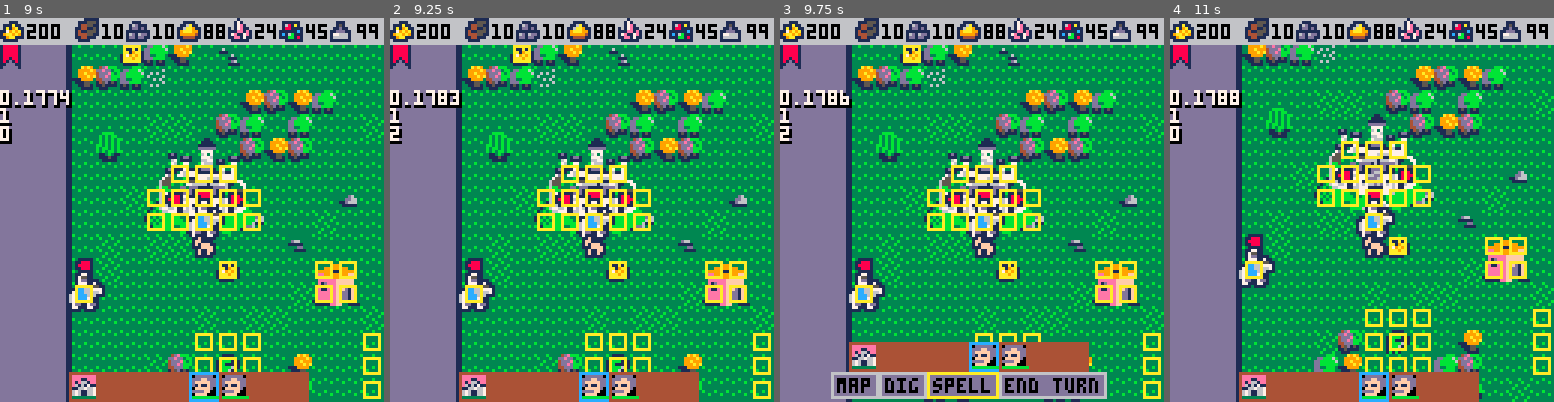
Above: before the commit, frames 1-4 (left to right).
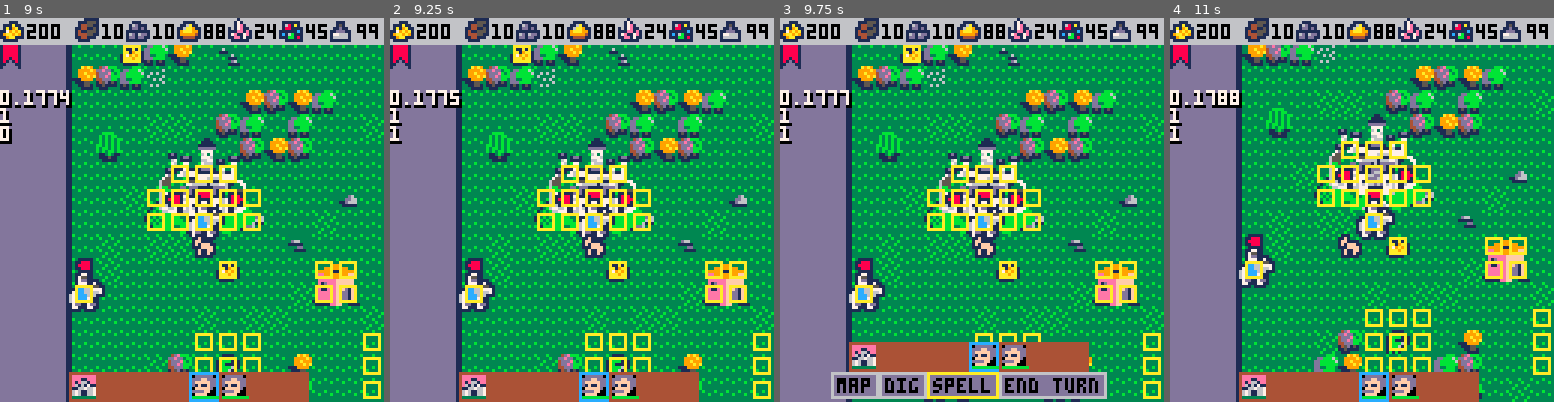
Above: after the commit, the same moments.

Repository: pvan/pico8
Game: PICO-8 cartridge heroes.p8
Two runs of this game, one before a commit and one after it. Both use one fixed random seed, a clock stepped at 60 frames per second and the inputs below.
Inputs:
- Up to frame 1 (9 s): tap O (Z key) at 0.33, 0.7, 1.43, 2.22, 3.1, 3.98, 4.87, 5.75, 6.63, 7.52, 8.4 s; tap X (X key) at 1.07, 2.07, 2.4, 2.73, 3.07, 3.4, 3.73, 4.07, 4.4, 4.73, 5.07, 5.4, 5.73, 6.07, 6.4, 6.73, 7.07, 7.4, 7.73, 8.07, 8.4, 8.73 s; hold Left 1.97-2.37 s; hold Down 2.42-2.82 s; hold Right 2.87-3.53 s; hold Up 3.58-4.08 s; hold Right 4.13-4.53 s; hold Down 4.58-5.08 s; hold Left 5.13-5.8 s; hold Up 5.85-6.18 s; hold Left 6.23-6.63 s; hold Down 6.68-7.08 s; hold Right 7.13-7.8 s; hold Up 7.85-8.35 s; hold Right 8.4-8.8 s; hold Down from 8.85 s (still down)
- Up to frame 2 (9.25 s): keep holding Down; tap X (X key) at 9.07 s
- Up to frame 3 (9.75 s): tap O (Z key) at 9.28 s; release Down at 9.35 s; tap X (X key) at 9.4, 9.73 s; hold Left from 9.4 s (still down)
- Up to frame 4 (11 s): release Left at 10.07 s; tap X (X key) at 10.07, 10.4, 10.73 s; hold Up 10.12-10.45 s; tap O (Z key) at 10.17 s; hold Left 10.5-10.9 s; hold Down from 10.95 s (still down)

Frame 1 is identical in both runs. In frame 2, 0.1% of the frame differs, in the area x 0-19%, y 19-32%; in frame 3, 0.2%; in frame 4, 0.7%, in the area x 0-57%, y 28-63%.

Commit message:
heroes: fix path hiding first step when moving

Diff:
--- a/heroes.p8
+++ b/heroes.p8
@@ -64,7 +64,7 @@
 end
 
 function _init()
- --music(0)
+ music(0)
 
  menuleft=true
 
@@ -303,6 +303,7 @@
 	    ignore=targ
 	   end
 	   path=pathfind({x1,y1},{x2,y2},ignore)
+	   del(path,path[1])
    end
   end
 	 lselmvx=sel.movex
@@ -330,8 +331,9 @@
 
  --draw path
  if path!=nil and #path>1 then
-	 lx,ly=path[1][1],path[1][2]
-	 for i=2,#path do
+--	 lx,ly=path[1][1],path[1][2]
+  lx,ly=sel.x,sel.y
+	 for i=1,#path do
 	  nx,ny=path[i][1],path[i][2]
 	  dx,dy=nx-lx,ny-ly
 	  if dx==0 then
@@ -1720,10 +1722,10 @@
 
 
 function update_cursor()
- if (btnp(⬅️)) curx-=8
- if (btnp(➡️)) curx+=8
- if (btnp(⬆️)) cury-=8
- if (btnp(⬇️)) cury+=8
+ if (btnp(⬅️)) curx-=8 sfx(58)
+ if (btnp(➡️)) curx+=8 sfx(58)
+ if (btnp(⬆️)) cury-=8 sfx(58)
+ if (btnp(⬇️)) cury+=8 sfx(58)
  curx=max(curx,0)
  cury=max(cury,0)
  curx=min(curx,(tilesw-1)*8)
Not shown, changed: the sound effects (__sfx__) section of heroes.p8
